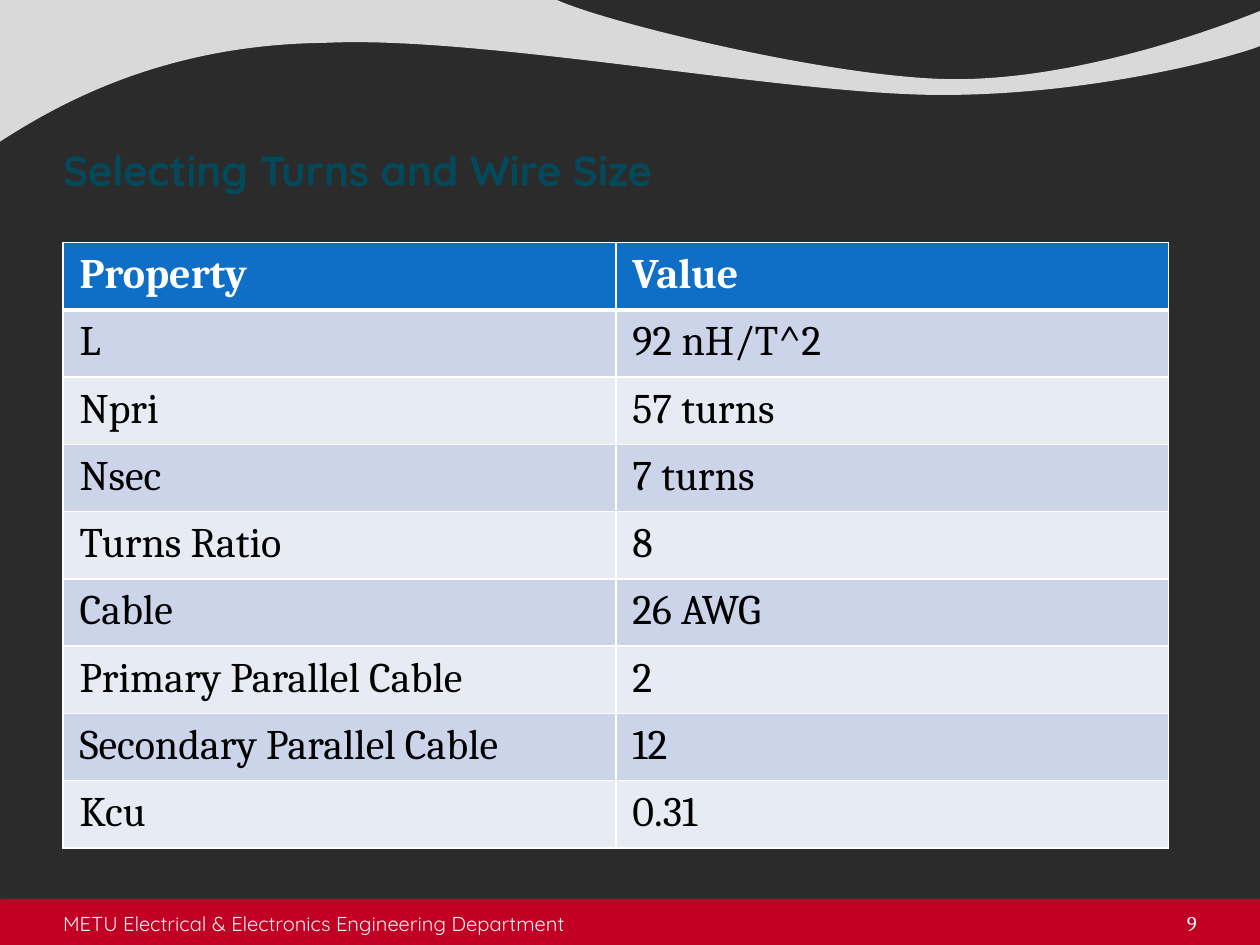
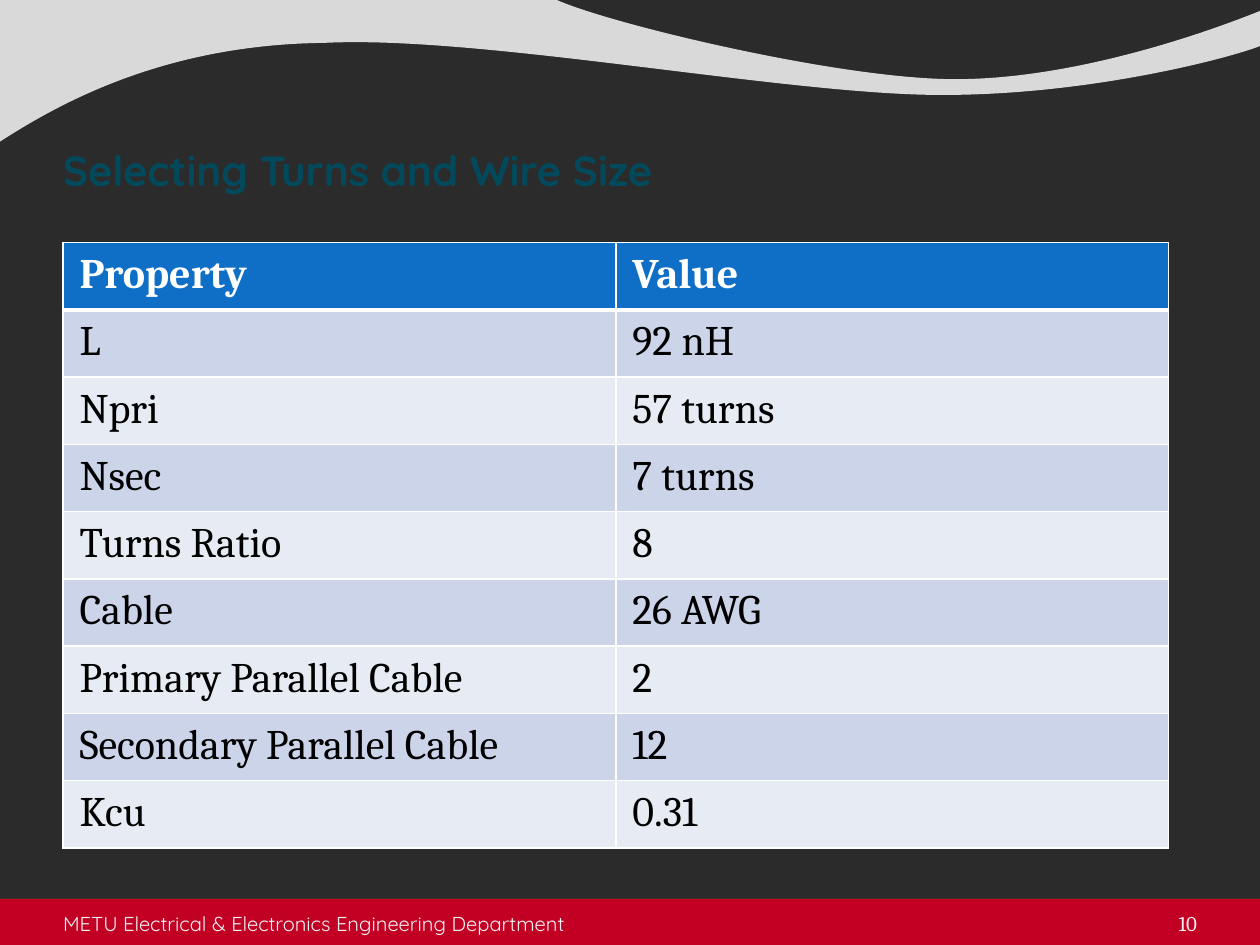
Before and after one commit to busranurkocak/EE464-Term-Project, a slide deck: slide 10 of Presentation/Final_presentation/Component_and_simulation_graphs.pptx (slide 9 before the commit). Drawn at 1260x945 pixels with LibreOffice and Linux fonts; fonts in the diff are those of the drawing; background and template pictures are left out; a plain dark background stands for a picture behind light text. Boxes give left, top, right and bottom in pixels: in the first picture for what was removed or moved away, otherwise in the second. Text is boxed around its words. In the diff, an @@ line names an element or a change of style, - is before the commit and + after.

```diff
--- a/Presentation/Final_presentation/Component_and_simulation_graphs.pptx
+++ b/Presentation/Final_presentation/Component_and_simulation_graphs.pptx
@@ table at bbox=[63, 243, 1169, 848] @@
-row 2, column 2: 92 nH/T^2
+row 2, column 2: 92 nH
@@ page number at bbox=[1179, 917, 1197, 931]: text changed @@
-9
+10
```
Also in this commit, not shown: 1 other slide changed, 3 slides added.
